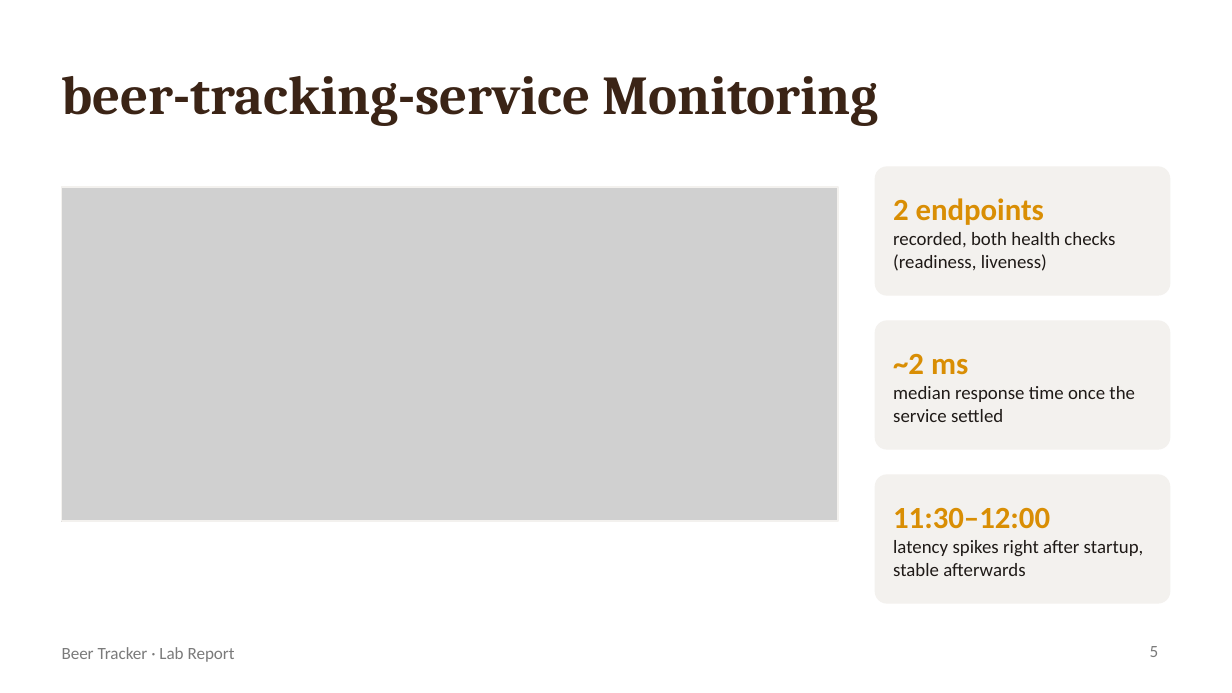
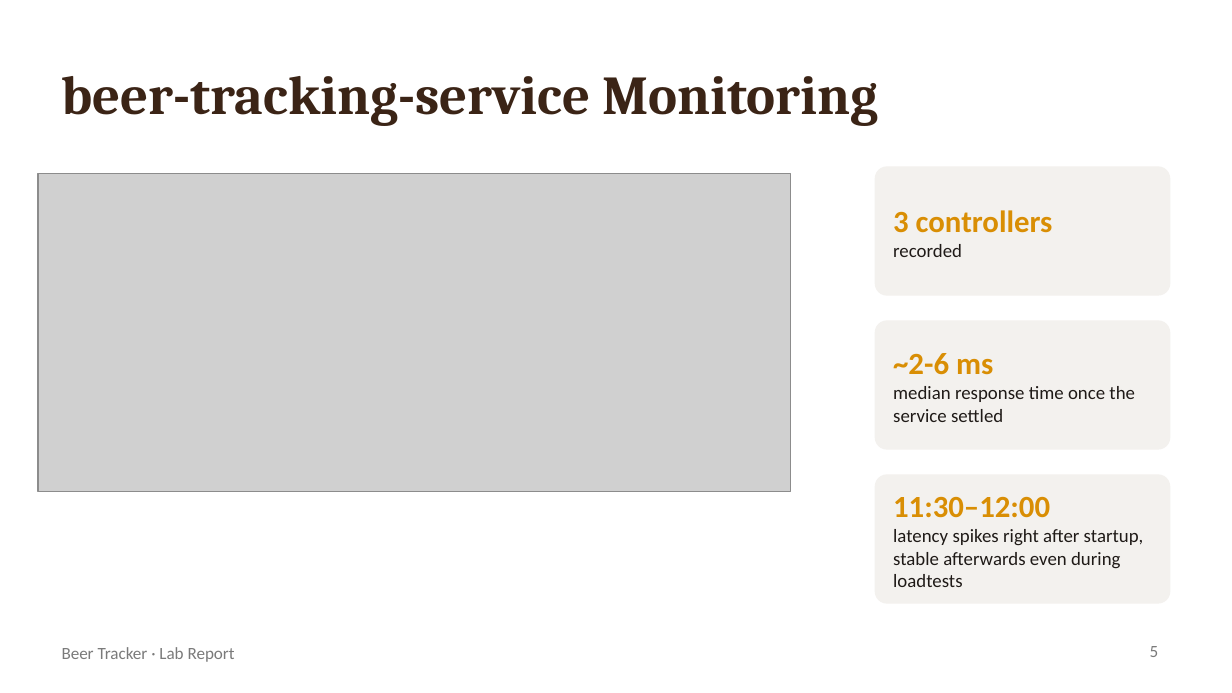
Before and after one commit to JakobSchlager/fhlva-aidlc-app, a slide deck: slide 5 of lab03-g1-trackers.pptx. Drawn at 1232x693 pixels with LibreOffice and Linux fonts; fonts in the diff are those of the drawing; grey boxes stand for pictures. Boxes give left, top, right and bottom in pixels: in the first picture for what was removed or moved away, otherwise in the second. Text is boxed around its words. In the diff, an @@ line names an element or a change of style, - is before the commit and + after.

Commit message:
Update presentation

```diff
--- a/lab03-g1-trackers.pptx
+++ b/lab03-g1-trackers.pptx
@@ picture: place and size @@
-picture at box(62, 187, 838, 521)
+picture at box(38, 174, 791, 493)
@@ rectangle removed at box(62, 187, 838, 521) @@
@@ text at box(893, 210, 1053, 257): text changed; size 11 to 18 pt; text colour #1F1A17 to #D98E04; bold on @@
-2 endpoints
-recorded, both health checks (readiness, liveness)
+3 controllers
+recorded
@@ text at box(893, 353, 993, 375): text changed @@
-~2 ms
+~2-6 ms
@@ text at box(893, 529, 1144, 587): text changed @@
-latency spikes right after startup, stable afterwards
+latency spikes right after startup, stable afterwards even during loadtests
```
Also in this commit, not shown: 1 slide added, 3 other files.
